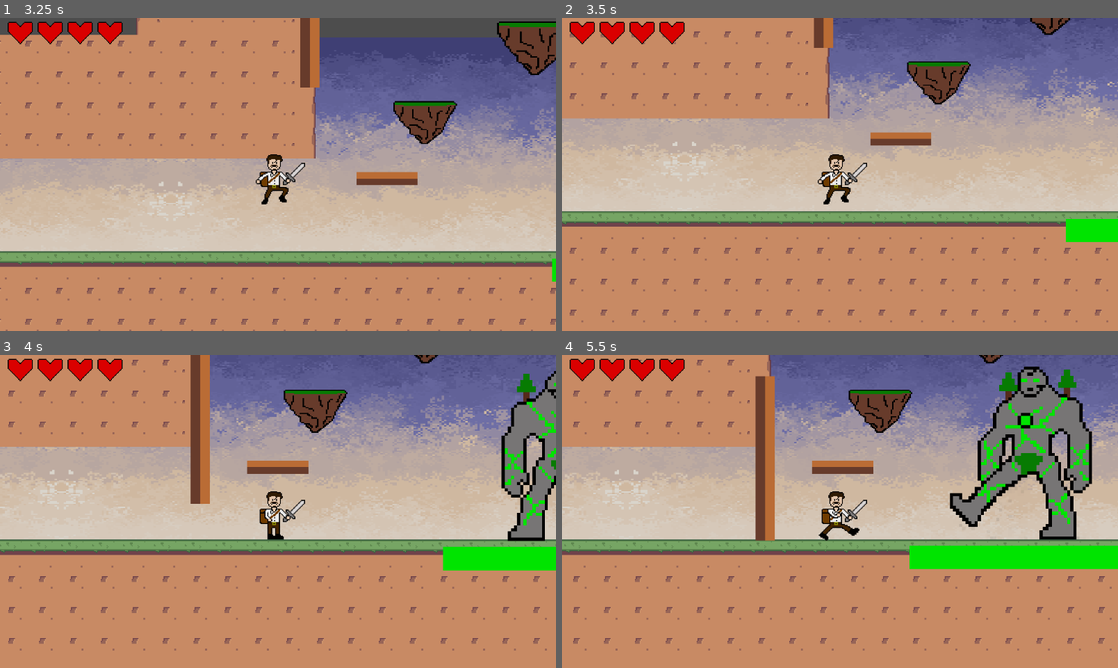
Above: before the commit, frames 1-4 (two rows, left to right).
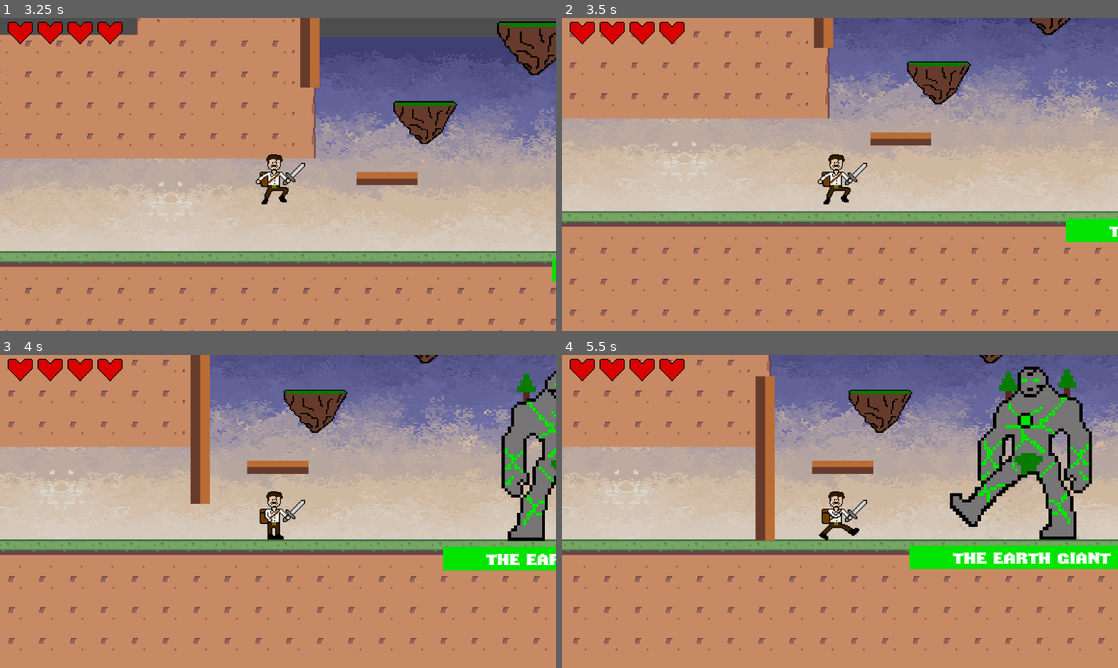
Above: after the commit, the same moments.

Repository: bscott519/ColossalCrisisGame
Game: Godot game, scene res://Scenes/level_5.tscn
Two runs of this game, one before a commit and one after it. Both use one fixed random seed, a clock stepped at 60 frames per second and the inputs below. This scene is started directly instead of the project's main scene. The engine's default icon, where the game draws it, is replaced by a stand-in: a white triangle on a blue panel in a dark square. Sound files missing from this copy of the repository are replaced by a short silence.
Inputs (mouse positions are in pixels of both pictures, inside the frame that each line leads up to):
- Up to frame 1 (3.25 s): tap Enter (enter) at 0.5, 1.35, 2.85 s; move the mouse to (400, 158) at 0.52 s; hold D (right) 0.53-2.03 s; click (400, 158) at 0.6 s; tap Space (jump) at 0.77, 1.52, 3.02 s; move the mouse to (166, 190) at 1.27 s; move the mouse to (333, 105) at 2.02 s; hold A (left) 2.03-2.78 s; click (333, 105) at 2.1 s; move the mouse to (250, 237) at 2.77 s; hold D (right) from 2.78 s (still down)
- Up to frame 2 (3.5 s): keep holding D (right)
- Up to frame 3 (4 s): keep holding D (right); move the mouse to (444, 558) at 3.52 s; click (444, 558) at 3.6 s; tap Space (jump) at 3.77 s
- Up to frame 4 (5.5 s): move the mouse to (673, 464) at 4.27 s; release D (right) at 4.28 s; hold A (left) 4.28-5.03 s; tap Enter (enter) at 4.35 s; tap Space (jump) at 4.52 s; move the mouse to (867, 511) at 5.02 s; hold D (right) from 5.03 s (still down); click (867, 511) at 5.1 s

Frame 1 is identical in both runs. In frame 2, less than 0.1% of the frame differs, in the area x 98-100%, y 66-70%; in frame 3, 0.3%; in frame 4, 0.8%, in the area x 70-99%, y 62-68%.

Commit message:
added text to healthbar

Diff:
--- a/Scenes/earth_giant.tscn
+++ b/Scenes/earth_giant.tscn
@@ -1,7 +1,8 @@
-[gd_scene load_steps=23 format=3 uid="uid://cbrjwdmbhictw"]
+[gd_scene load_steps=24 format=3 uid="uid://cbrjwdmbhictw"]
 
 [ext_resource type="Script" uid="uid://ba7kmamigg8am" path="res://Scripts/earth_giant.gd" id="1_kl2yr"]
 [ext_resource type="Texture2D" uid="uid://cbmek8v8jln14" path="res://GameArt/CCEarthGiantSS.png" id="1_obi7s"]
+[ext_resource type="FontFile" uid="uid://bajqlmo0hm0fl" path="res://GameArt/Shouldve Known.otf" id="3_horgh"]
 
 [sub_resource type="AtlasTexture" id="AtlasTexture_klkj6"]
 atlas = ExtResource("1_obi7s")
@@ -201,6 +202,16 @@
 max_value = 10.0
 show_percentage = false
 
+[node name="Label" type="Label" parent="EGHealthBar"]
+layout_mode = 0
+offset_left = 14.0
+offset_top = 3.57146
+offset_right = 174.0
+offset_bottom = 26.5715
+scale = Vector2(0.32, 1.00001)
+theme_override_fonts/font = ExtResource("3_horgh")
+text = "The Earth Giant"
+
 [connection signal="animation_finished" from="AnimatedSprite2D" to="." method="_on_animated_sprite_2d_animation_finished"]
 [connection signal="timeout" from="AttackCooldown" to="." method="_on_attack_cooldown_timeout"]
 [connection signal="body_entered" from="AttackRadius" to="." method="_on_attack_radius_body_entered"]
